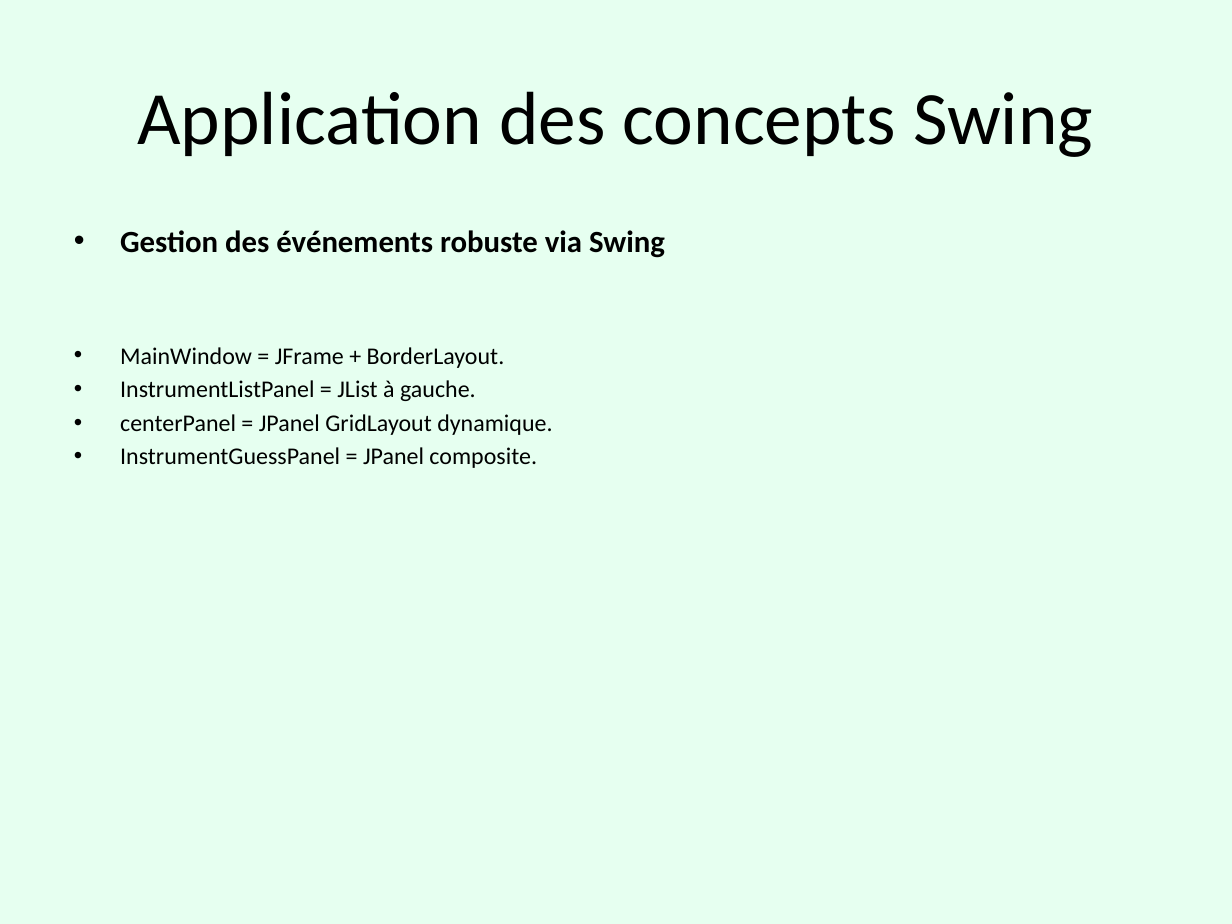
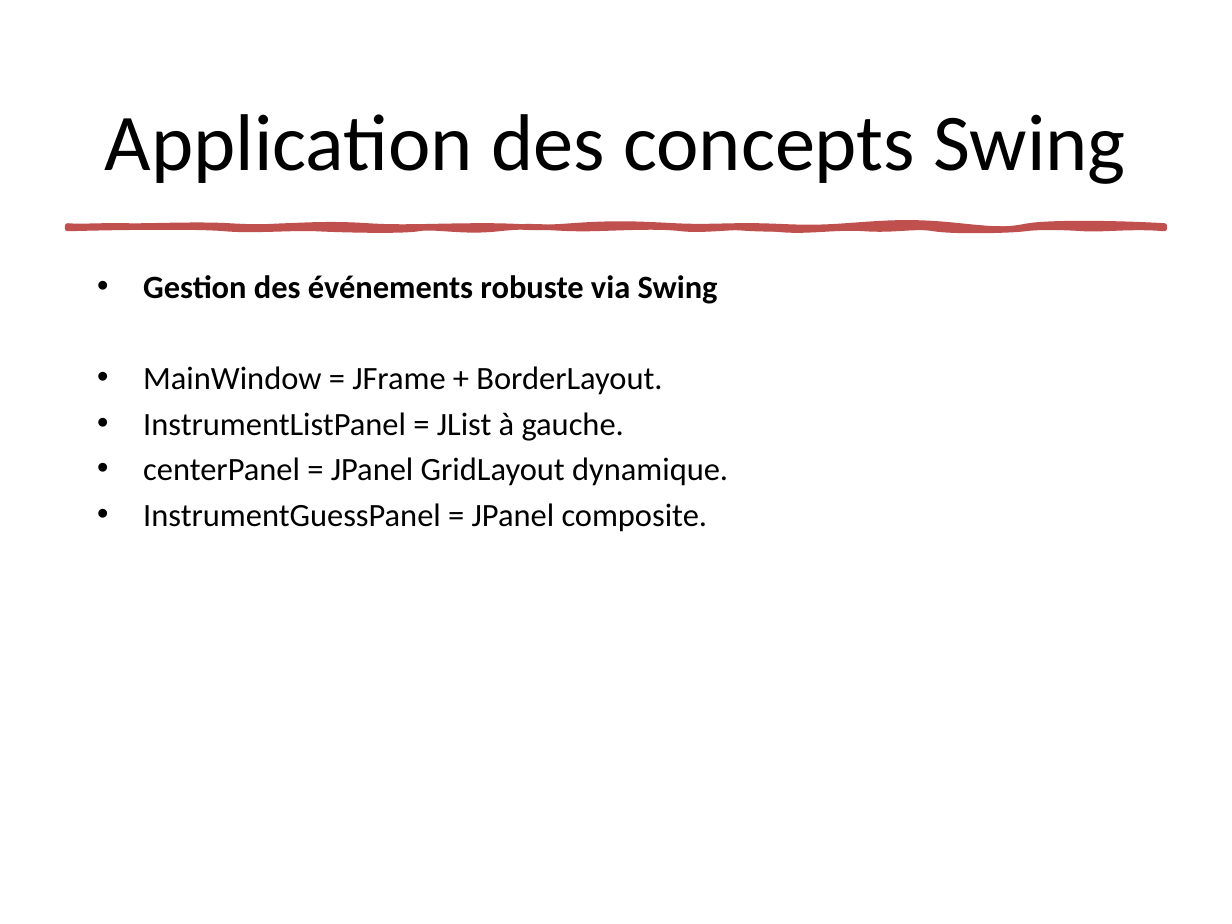
Before and after one commit to Bobyte5923/SoundOfWorld, a slide deck: slide 6 of SoundOfWorld.pptx. Drawn at 1232x924 pixels with LibreOffice and Linux fonts; fonts in the diff are those of the drawing. Boxes give left, top, right and bottom in pixels: in the first picture for what was removed or moved away, otherwise in the second. Text is boxed around its words. In the diff, an @@ line names an element or a change of style, - is before the commit and + after.

```diff
--- a/SoundOfWorld.pptx
+++ b/SoundOfWorld.pptx
@@ background #E6FFF0 to #FFFFFF @@
@@ title "Application des concepts Swing" moved from (x1=137, y1=91, x2=1093, y2=157) to (x1=105, y1=114, x2=1125, y2=184) @@
@@ title "Application des concepts Swing" at (x1=105, y1=114, x2=1125, y2=184): size 44 to 47 pt @@
@@ freeform shape added at (x1=68, y1=225, x2=1164, y2=228), fill #C0504D, outline #C0504D 3.25 pt @@
@@ text "Gestion des événements robuste via ..." moved from (x1=120, y1=230, x2=665, y2=468) to (x1=143, y1=275, x2=728, y2=532) @@
@@ text "Gestion des événements robuste via ..." at (x1=143, y1=275, x2=728, y2=532): size 18 to 19 pt in "Gestion des événements robuste via Swing"; size 14 to 19 pt in "MainWindow = JFrame + BorderLayout.", "InstrumentListPanel = JList à gauche.", "centerPanel = JPanel GridLayout dynamique.", "InstrumentGuessPanel = JPanel composite."; more space between paragraphs @@
```
Also in this commit, not shown: 10 other slides changed, 1 other file.
